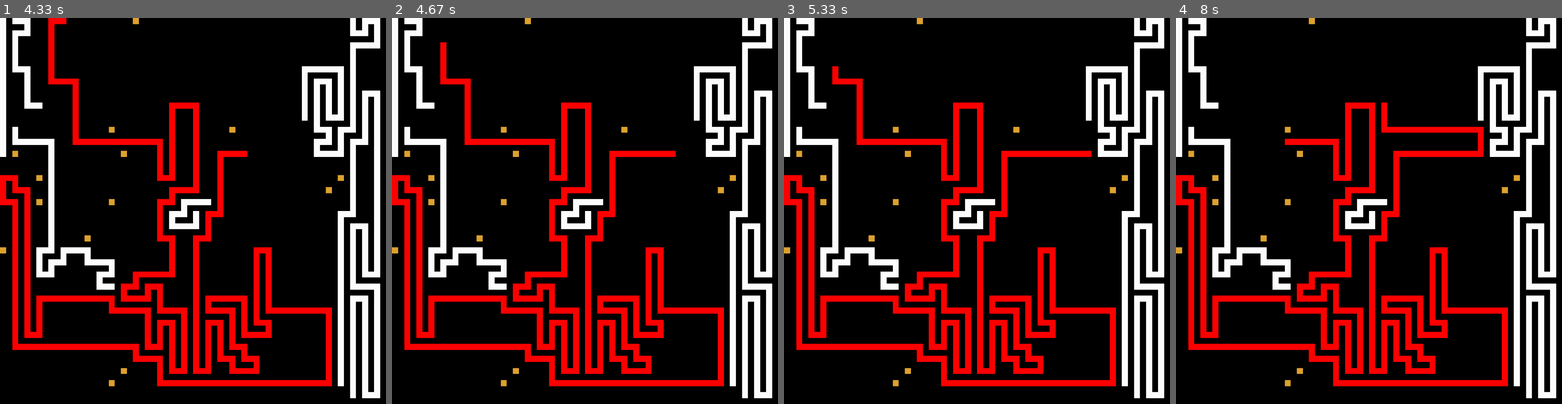
Above: before the commit, frames 1-4 (left to right).
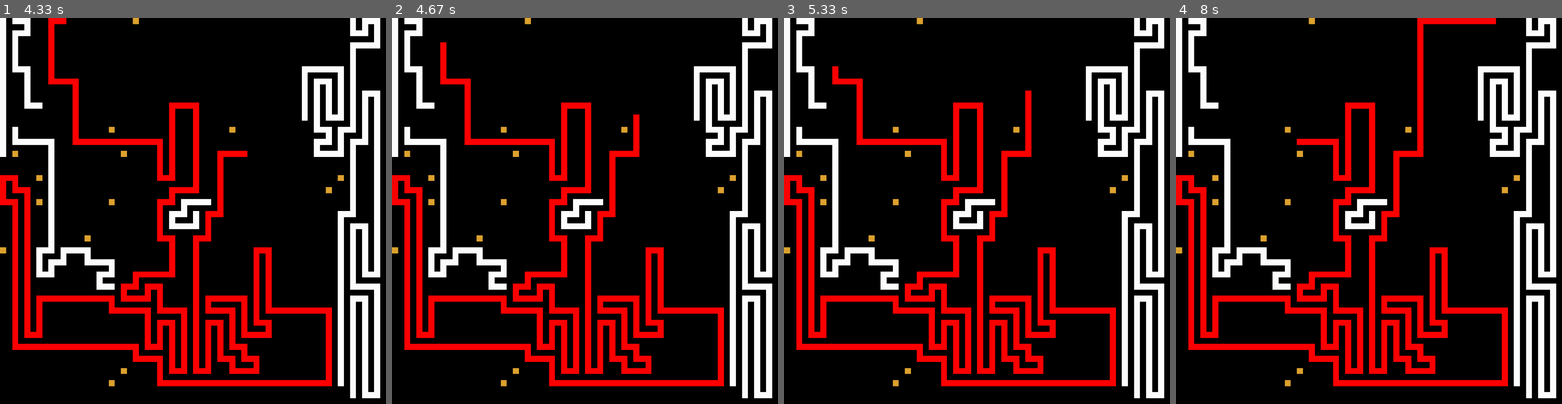
Above: after the commit, the same moments.

Repository: JesperFritsch/snake_sim
Game: pygame game, started from test/tests/autosnake2_test.py
Same seed, same stepped clock (60 frames per second), same inputs: the game is played once before the commit and once after it.
Inputs:
- Up to frame 1 (4.33 s): tap Space at 0.33, 3.4, 3.9 s; hold Right 0.67-1.13 s; hold Right 1.17-1.63 s; hold Left 1.67-2.2 s; hold Left 2.23-2.63 s; hold Right 2.67-3.3 s; hold Left 3.33-3.8 s; hold Right 3.83-4.3 s
- Up to frame 2 (4.67 s): hold Right from 4.33 s (still down); tap Space at 4.4 s
- Up to frame 3 (5.33 s): release Right at 4.8 s; hold Left from 4.83 s (still down); tap Space at 4.9, 5.2 s
- Up to frame 4 (8 s): release Left at 5.37 s; hold Left 5.4-5.8 s; tap Space at 5.47, 5.9, 6.2, 6.57, 7.07, 7.57 s; hold Right 5.83-6.47 s; hold Left 6.5-6.97 s; hold Right 7-7.47 s; hold Right 7.5-7.97 s

Frame 1 is identical in both runs. In frame 2, 0.3% of the frame differs, in the area x 62-74%, y 25-36%; in frame 3, 0.5%; in frame 4, 1.8%, in the area x 28-83%, y 0-36%.

Commit message:
Some updates

Diff:
--- a/snakes/autoSnake4.py
+++ b/snakes/autoSnake4.py
@@ -7,22 +7,18 @@
 
 from utils import coord_op, coord_cmp, exec_time
 
-from snakes.autoSnakeBase import AutoSnakeBase, copy_map
-from snake_env import (
-        DIR_MAPPING,
-    )
+from snakes.autoSnakeBase import AutoSnakeBase
 
 class AutoSnake4(AutoSnakeBase):
     TIME_LIMIT = True
     MAX_RISK_CALC_DEPTH = 3
-    MAX_BRANCH_TIME = 5000
+    MAX_BRANCH_TIME = 7000
 
 
     def __init__(self, id: str, start_length: int, greedy=False):
         super().__init__(id, start_length)
         self.greedy = greedy
         self.food_in_route = []
-        self.failed_paths = set()
 
     def fix_route(self, route, s_coord=None, valid_tiles=None):
         valid_tiles = valid_tiles or self.valid_tiles(self.map, self.coord)
@@ -75,8 +71,17 @@
         options = {}
         best_option = None
         valid_tiles = self.valid_tiles(self.map, self.coord)
+        planned_tile = None
+        if self.route:
+            planned_route = self.route.copy()
+            planned_tile = planned_route.pop()
+            valid_tiles.sort(key=lambda x: 0 if x == planned_tile else 1)
         for coord in valid_tiles:
-            option = self.find_route(coord, planned_route=self.route)
+            if coord == planned_tile:
+                route = planned_route
+            else:
+                route = None
+            option = self.find_route(coord, planned_route=route)
             options[coord] = option
             # print('found option: ', option)
             if option['free_path'] and option['risk'] == 0:
@@ -134,6 +139,8 @@
             look_ahead_tile = planned_route.pop()
             option = self.find_route(look_ahead_tile, planned_route=planned_route, old_route=old_route)
             if option['free_path']:
+                # print(option['route'])
+                # print(self.coord)
                 self.set_route(option['route'])
                 if self.route:
                     next_tile = self.route.pop()
@@ -199,7 +206,7 @@
 
     def is_single_area(self, coord, areas):
         for area in areas:
-            if coord in area and len(area) == 1:
+            if len(area) == 1 and coord_cmp(area[0], coord):
                 return True
         return False
 
@@ -233,10 +240,10 @@
                         is_clear = True
                         done = True
                         break
+                    coord_val = s_map[n_y, n_x]
                     if self.is_single_area(n_coord, areas):
                         to_be_checked.append(n_coord)
                         continue
-                    coord_val = s_map[n_y, n_x]
                     if coord_val == self.env.FREE_TILE or coord_val == self.env.FOOD_TILE:
                         if s_map[n_y, n_x] == self.env.FOOD_TILE:
                             # print('Found food')
@@ -386,8 +393,11 @@
                         best_results=None,
                         planned_route=None,
                         current_results=None,
+                        failed_paths=None,
                         rundata=None,
                         timeout_ms=None):
+        if failed_paths is None:
+            failed_paths = set()
         if timeout_ms is None:
             timeout_ms = self.MAX_BRANCH_TIME
         if start_time is None:
@@ -435,7 +445,6 @@
         if planned_route:
             planned_tile = planned_route.pop()
             if planned_tile and planned_tile in valid_tiles:
-                # print(f"Trying tile: {planned_tile}")
                 check_result = self.deep_look_ahead(
                     s_map.copy(),
                     planned_tile,
@@ -447,17 +456,13 @@
                     old_route=old_route,
                     current_results=current_results.copy(),
                     start_time=start_time,
-                    rundata=rundata)
+                    rundata=rundata,
+                    failed_paths=failed_paths)
                 if check_result['free_path'] or check_result['timeout']:
                     return check_result
                 else:
                     planned_route = None
-            # print(f"Planned tile {planned_tile} in {planned_route} failed")
-        # if food_route := self.get_route(s_map, new_coord, target_tiles=[l for l in self.env.food.locations if l != new_coord]):
-        #     old_route = planned_route
-        #     planned_route = food_route
-        #     planned_route = self.fix_route(planned_route, s_coord=new_coord, valid_tiles=valid_tiles)
-        elif old_route:
+        if old_route:
             old_route_list = list(old_route)
             if new_coord in old_route:
                 index = old_route.index(new_coord)
@@ -471,37 +476,20 @@
 
         if planned_route:
             target_tile = planned_route.pop()
+            valid_tiles.sort(key=lambda x: 0 if x == target_tile else 1)
         else:
-            # target_tile = None
             target_tile = self.target_tile(s_map, body_coords, recurse_mode=True)
-        valid_tiles.sort(key=lambda x: 0 if x == target_tile else 1)
         if valid_tiles:
-            # area_checks = {}
-            # for tile in valid_tiles:
-            #     s_map_copy = s_map.copy()
-            #     body_coords_copy = body_coords.copy()
-            #     old_tail = self.update_body(tile, body_coords_copy, length)
-            #     s_map_copy = self.update_snake_position(s_map_copy, body_coords_copy, old_tail)
-            #     valid_from_tile = self.valid_tiles(s_map_copy, tile)
-            #     if not valid_from_tile:
-            #         continue
-            #     check_tile = valid_from_tile[0]
-            #     area_checks[tile] = self.area_check(s_map_copy, body_coords_copy, check_tile)
-            # valid_tiles = sorted(area_checks.keys(), key=lambda x: area_checks[x]['max_index'], reverse=True)
-            # valid_tiles.sort(key=lambda x: area_checks[x]['max_index'], reverse=True)
             for tile in valid_tiles:
-                state_tuple = tuple([self.get_flat_map_state(s_map), depth, tile])
+                state_tuple = tuple([self.get_flat_map_state(s_map), tile, depth])
                 state_hash = hash(state_tuple)
-                if state_hash in self.failed_paths:
+                if state_hash in failed_paths:
                     continue
                 # c_time = time()
                 # map_copy = self.show_search(s_map.copy(), coord=tile)
                 # self.print_map(map_copy)
                 # area_check = area_checks[tile]
                 area_check = self.area_check(s_map, body_coords, tile)
-                # area_check = self.is_area_clear(s_map, body_coords, tile)
-                # print(f"Time for area check: {(time() - c_time) * 1000} ms")
-                # print(f"Area check: {area_check}")
                 if area_check['has_tail']:
                     current_results['free_path'] = True
                     current_results['len_gain'] = area_check['food_count']
@@ -525,8 +513,9 @@
                     best_results=best_results,
                     current_results=current_results.copy(),
                     start_time=start_time,
-                    rundata=rundata)
+                    rundata=rundata,
+                    failed_paths=failed_paths)
                 if check_result['free_path'] or check_result['timeout']:
                     return check_result
-                self.failed_paths.add(state_hash)
+                failed_paths.add(state_hash)
         return best_results
